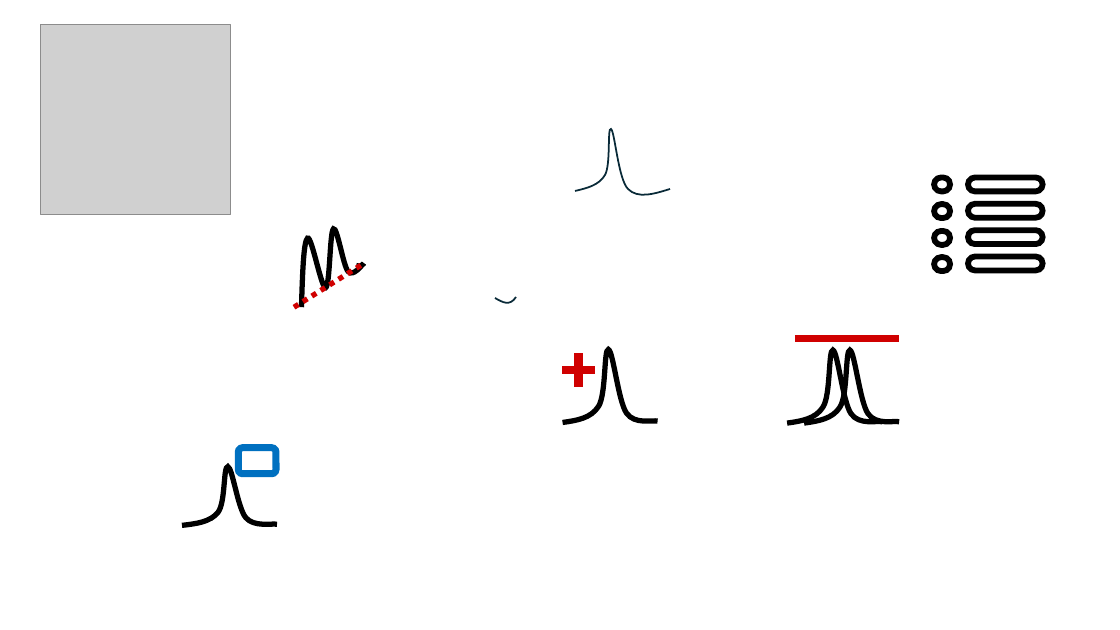
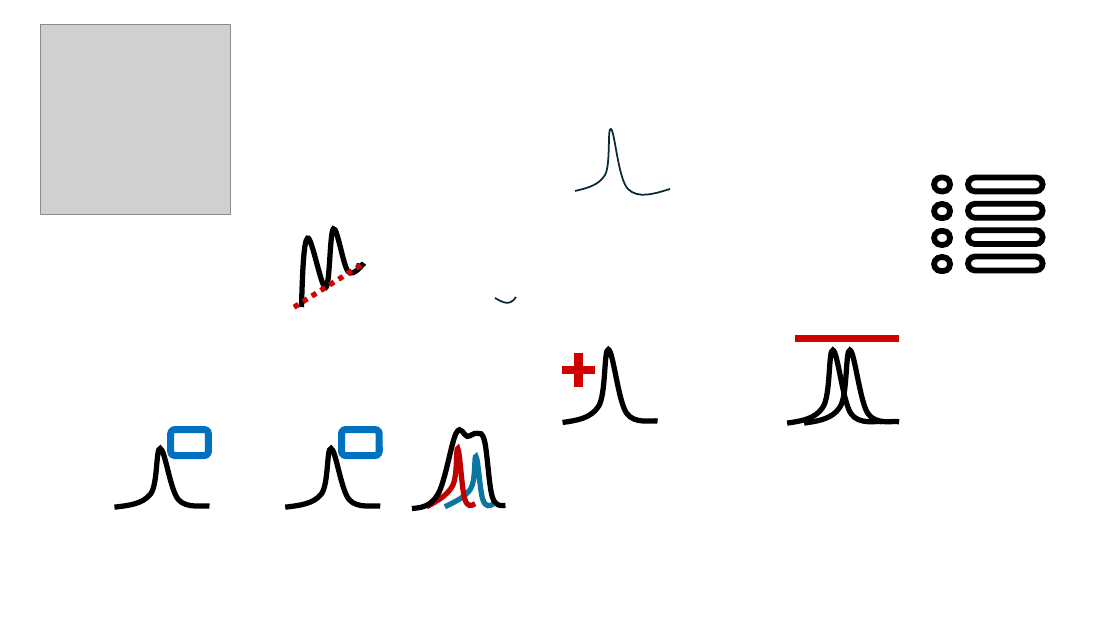
Before and after one commit to CEA-MetroCarac/SPECTROview, a slide deck: slide 1 of spectroview/resources/icons/icon.pptx. Drawn at 1120x630 pixels with LibreOffice and Linux fonts; fonts in the diff are those of the drawing; grey boxes stand for pictures. Boxes give left, top, right and bottom in pixels: in the first picture for what was removed or moved away, otherwise in the second. Text is boxed around its words. In the diff, an @@ line names an element or a change of style, - is before the commit and + after.

```diff
--- a/spectroview/resources/icons/icon.pptx
+++ b/spectroview/resources/icons/icon.pptx
@@ freeform shape: place and size @@
-freeform shape at [182, 467, 277, 526]
+freeform shape at [114, 449, 209, 507]
@@ rounded rectangle: place and size @@
-rounded rectangle at [239, 448, 276, 474]
+rounded rectangle at [171, 429, 208, 455]
@@ freeform shape added at [286, 449, 381, 507], outline #000000 4.5 pt @@
@@ rounded rectangle added at [342, 429, 380, 455], outline #0070C0 6 pt @@
@@ freeform shape added at [412, 430, 505, 509], outline #000000 4.5 pt @@
@@ freeform shape added at [427, 449, 476, 507], outline #C00000 4.5 pt @@
@@ freeform shape added at [445, 456, 494, 507], outline #0B76A0 4.5 pt @@
```
Also in this commit, not shown: 2 other files.
